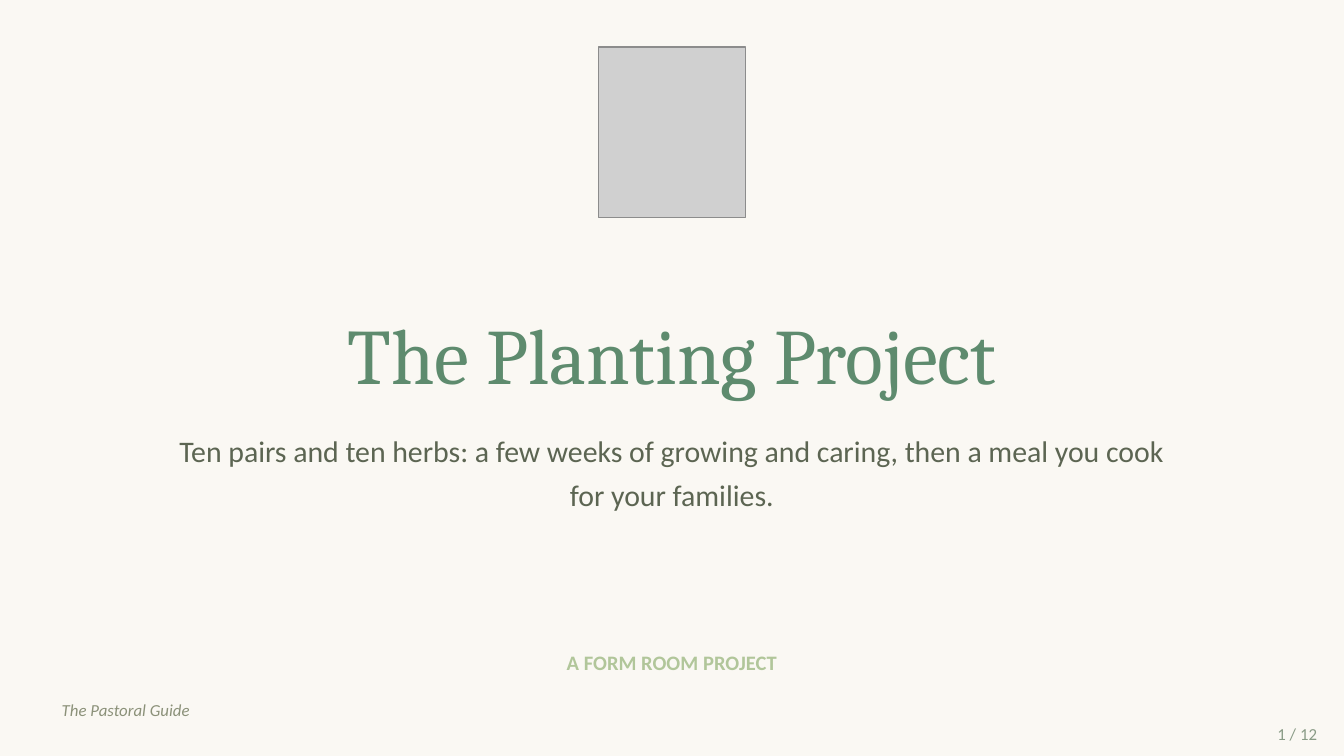
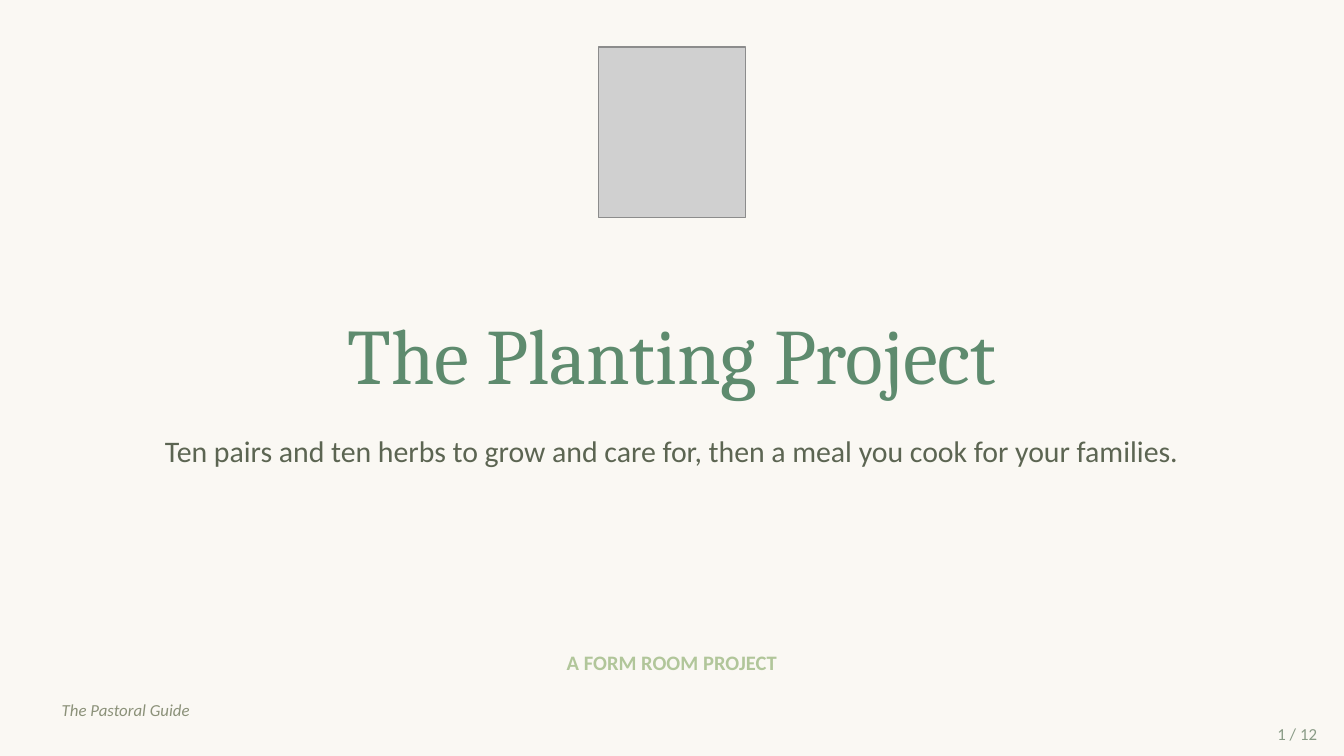
Before and after one commit to thepastoralguide/thepastoralguide.github.io, a slide deck: slide 1 of pastoral-projects/the-planting-project/downloads/The_Planting_Project.pptx. Drawn at 1344x756 pixels with LibreOffice and Linux fonts; fonts in the diff are those of the drawing; grey boxes stand for pictures; background and template pictures are left out. Boxes give left, top, right and bottom in pixels: in the first picture for what was removed or moved away, otherwise in the second. Text is boxed around its words. In the diff, an @@ line names an element or a change of style, - is before the commit and + after.

Commit message:
Reword homepage blurbs and make the Planting Project ongoing (no six weeks)

```diff
--- a/pastoral-projects/the-planting-project/downloads/The_Planting_Project.pptx
+++ b/pastoral-projects/the-planting-project/downloads/The_Planting_Project.pptx
@@ text at (165,441,1178,467): text changed @@
-Ten pairs and ten herbs: a few weeks of growing and caring, then a meal you cook for your families.
+Ten pairs and ten herbs to grow and care for, then a meal you cook for your families.
```
Also in this commit, not shown: 15 other files.
